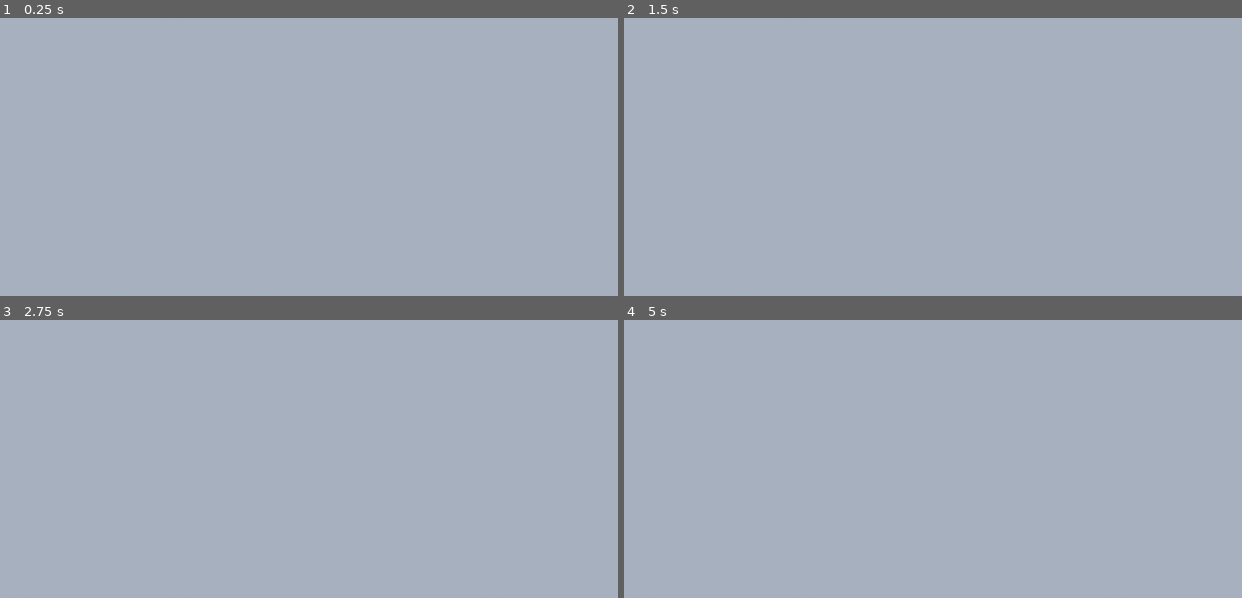
Above: before the commit, frames 1-4 (two rows, left to right).
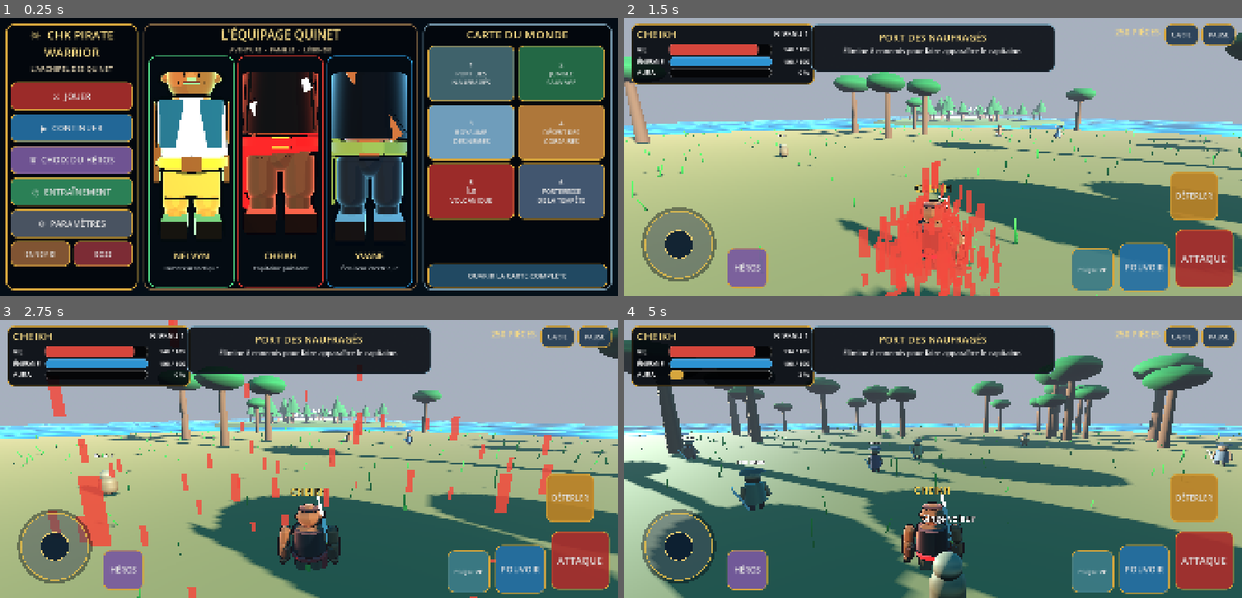
Above: after the commit, the same moments.

Repository: Chasmet/Chk-pirate-warrior-
Game: Godot game, scene res://scenes/main.tscn
Same seed, same stepped clock (60 frames per second), same inputs: the game is played once before the commit and once after it.
Inputs (mouse positions are in pixels of both pictures, inside the frame that each line leads up to):
- Up to frame 1 (0.25 s): no input
- Up to frame 2 (1.5 s): click (698, 95) at 0.5 s, where only the run after the commit has a clickable "⚔ JOUER"; move the mouse to (1068, 143) at 1.27 s; hold D (move_right) from 1.28 s (still down); tap Space (attack) at 1.35 s; click (1068, 143) at 1.42 s
- Up to frame 3 (2.75 s): release D (move_right) at 2 s; drag from (185, 472) to (278, 514) at 2.02 s
- Up to frame 4 (5 s): move the mouse to (994, 397) at 2.77 s; hold D (move_right) 2.78-3.5 s; tap Shift (dodge) at 2.85 s; drag from (902, 514) to (747, 417) at 3.52 s; move the mouse to (1118, 500) at 4.27 s; hold A (move_left) from 4.28 s (still down); tap Q (aura) at 4.35 s

The runs differ from the first frame. In frame 1, 99% of the frame differs, in the area x 0-100%, y 0-100%; in frame 2, 80%; in frame 3, 80%; in frame 4, 83%.
Error before the commit: Parse Error: Cannot infer the type of "zone_name" variable because the value doesn't have a set type. (res://scripts/menu_ui.gd:152)

Commit message:
fix(interface): typer strictement les noms de régions Godot 4.7

Diff:
--- a/godot/scripts/menu_ui.gd
+++ b/godot/scripts/menu_ui.gd
@@ -147,9 +147,9 @@
 	grid.add_theme_constant_override("h_separation", 22)
 	grid.add_theme_constant_override("v_separation", 22)
 	map_screen.add_child(grid)
-	var descriptions := ["Quais, navires et premier capitaine", "Cascades, végétation et créatures", "Glace, blizzard et traces dans la neige", "Ruines, chaleur et sable", "Lave, cendres et Général Volkan", "Orages, forteresse et Amiral Vorga"]
+	var descriptions: Array[String] = ["Quais, navires et premier capitaine", "Cascades, végétation et créatures", "Glace, blizzard et traces dans la neige", "Ruines, chaleur et sable", "Lave, cendres et Général Volkan", "Orages, forteresse et Amiral Vorga"]
 	for i in range(ZONE_NAMES.size()):
-		var zone_name := ZONE_NAMES[i].replace("\n", " ")
+		var zone_name: String = String(ZONE_NAMES[i]).replace("\n", " ")
 		var zone := _button(str(i + 1) + "  •  " + zone_name + "\n" + descriptions[i], ZONE_COLORS[i], 300, 25)
 		zone.custom_minimum_size = Vector2(550, 300)
 		zone.pressed.connect(func(): zone_selected.emit(i))
